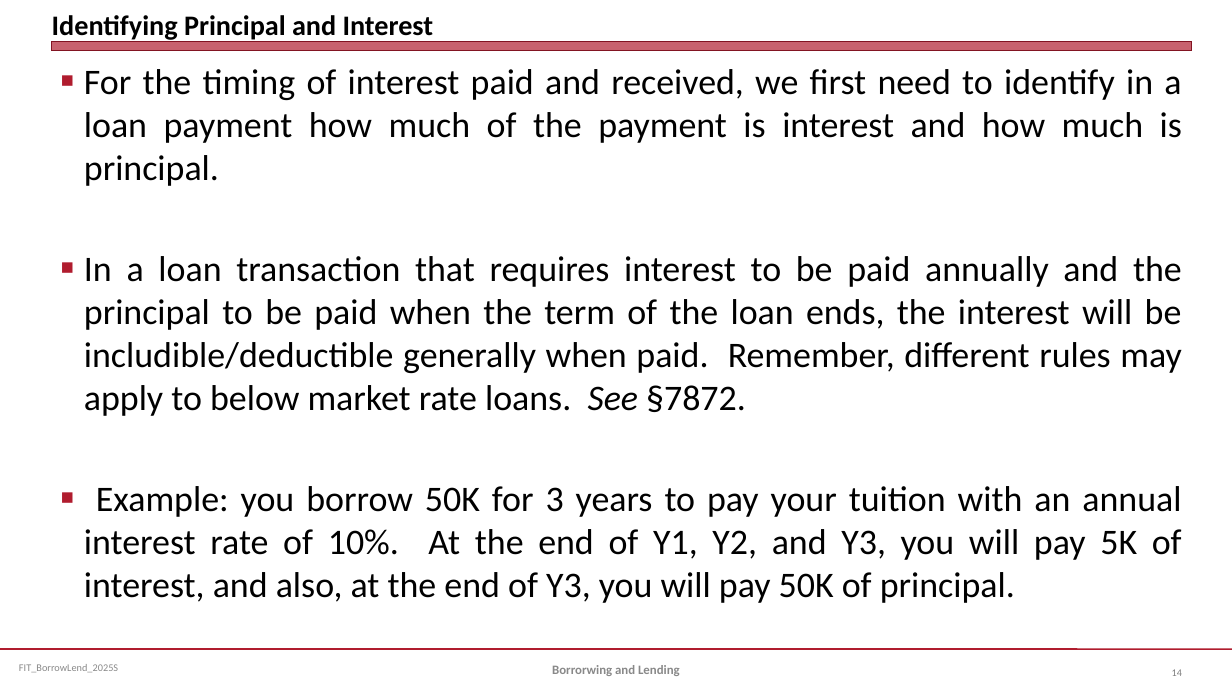
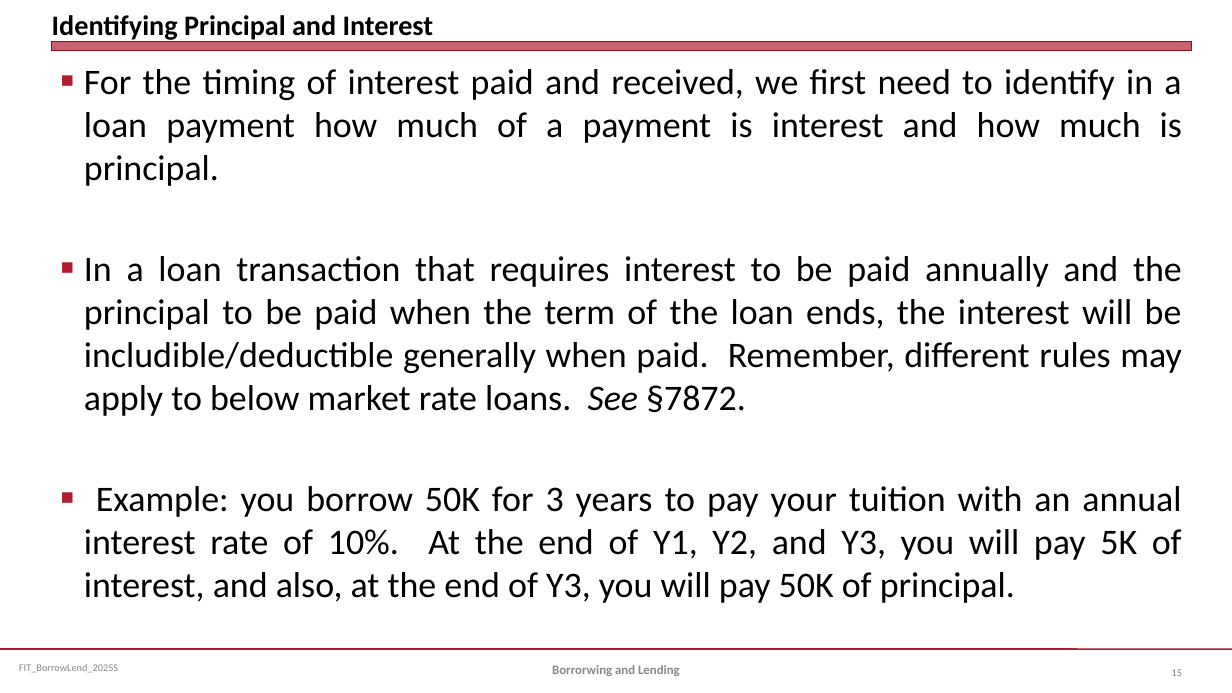
Before and after one commit to jmc877/Fed-Income-Tax, a slide deck: slide 15 of slides/FIT_BorrowLend_2025S.pptx (slide 14 before the commit). Drawn at 1232x693 pixels with LibreOffice and Linux fonts; fonts in the diff are those of the drawing. Boxes give left, top, right and bottom in pixels: in the first picture for what was removed or moved away, otherwise in the second. Text is boxed around its words. In the diff, an @@ line names an element or a change of style, - is before the commit and + after.

```diff
--- a/slides/FIT_BorrowLend_2025S.pptx
+++ b/slides/FIT_BorrowLend_2025S.pptx
@@ text at (x1=84, y1=69, x2=1182, y2=186): text changed @@
-■ For the timing of interest paid and received, we first need to identify in a loan payment how much of the payment is interest and how much is principal.
+■ For the timing of interest paid and received, we first need to identify in a loan payment how much of a payment is interest and how much is principal.
@@ page number at (x1=1172, y1=669, x2=1182, y2=676): text changed @@
-14
+15
```
Also in this commit, not shown: 1 other slide changed, 9 slides added, 5 other files.
